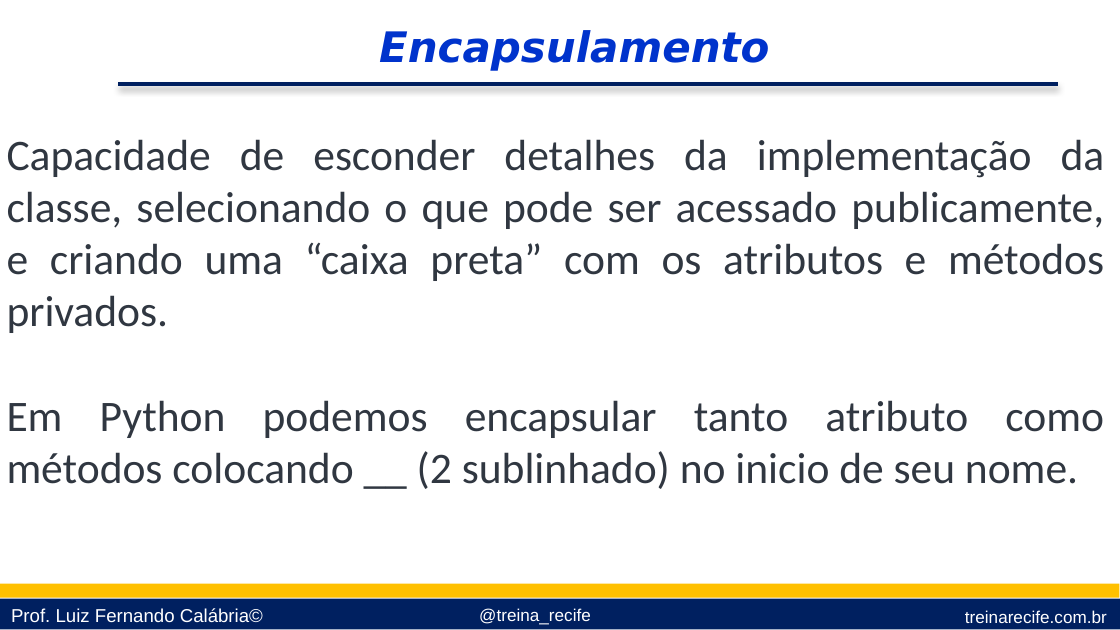
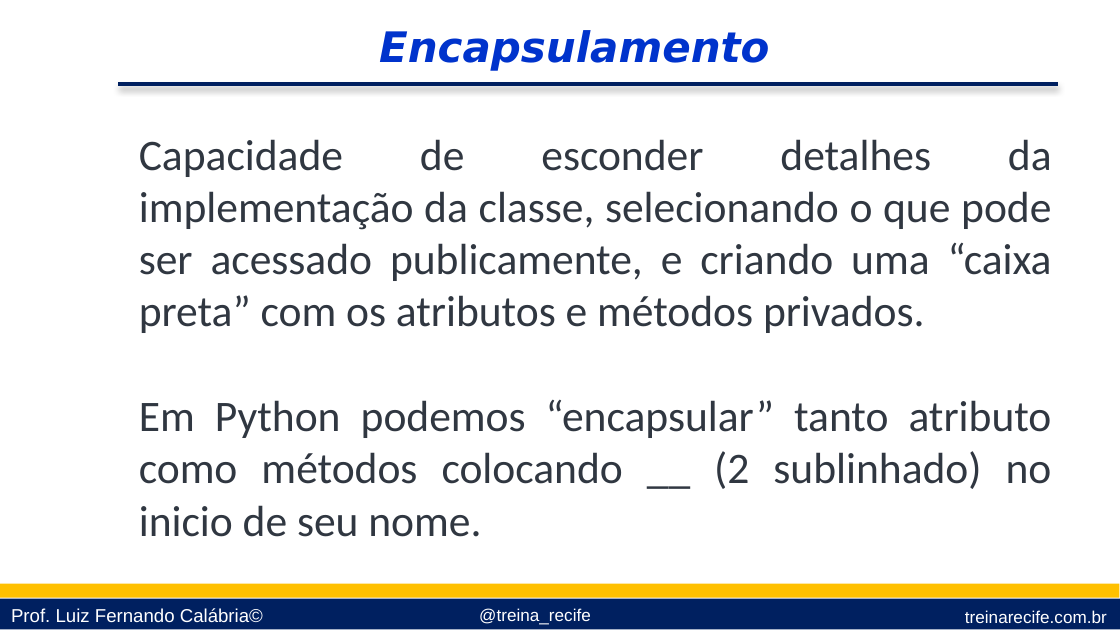
Before and after one commit to lfcalabria/pythonbasico, a slide deck: slide 14 of Apresentações/10 - Orientação a Objetos.pptx. Drawn at 1120x630 pixels with LibreOffice and Linux fonts; fonts in the diff are those of the drawing; background and template pictures are left out. Boxes give left, top, right and bottom in pixels: in the first picture for what was removed or moved away, otherwise in the second. Text is boxed around its words. In the diff, an @@ line names an element or a change of style, - is before the commit and + after.

```diff
--- a/Apresentações/10 - Orientação a Objetos.pptx
+++ b/Apresentações/10 - Orientação a Objetos.pptx
@@ text "Capacidade de esconder detalhes da ...": place and size @@
-text "Capacidade de esconder detalhes da ..." at (7, 139, 1105, 489)
+text "Capacidade de esconder detalhes da ..." at (139, 139, 1052, 537)
@@ text at (139, 400, 1052, 537): text changed @@
-Em Python podemos encapsular tanto atributo como métodos colocando __ (2 sublinhado) no inicio de seu nome.
+Em Python podemos “encapsular” tanto atributo como métodos colocando __ (2 sublinhado) no inicio de seu nome.
```
Also in this commit, not shown: 12 other slides changed, 9 slides added.
